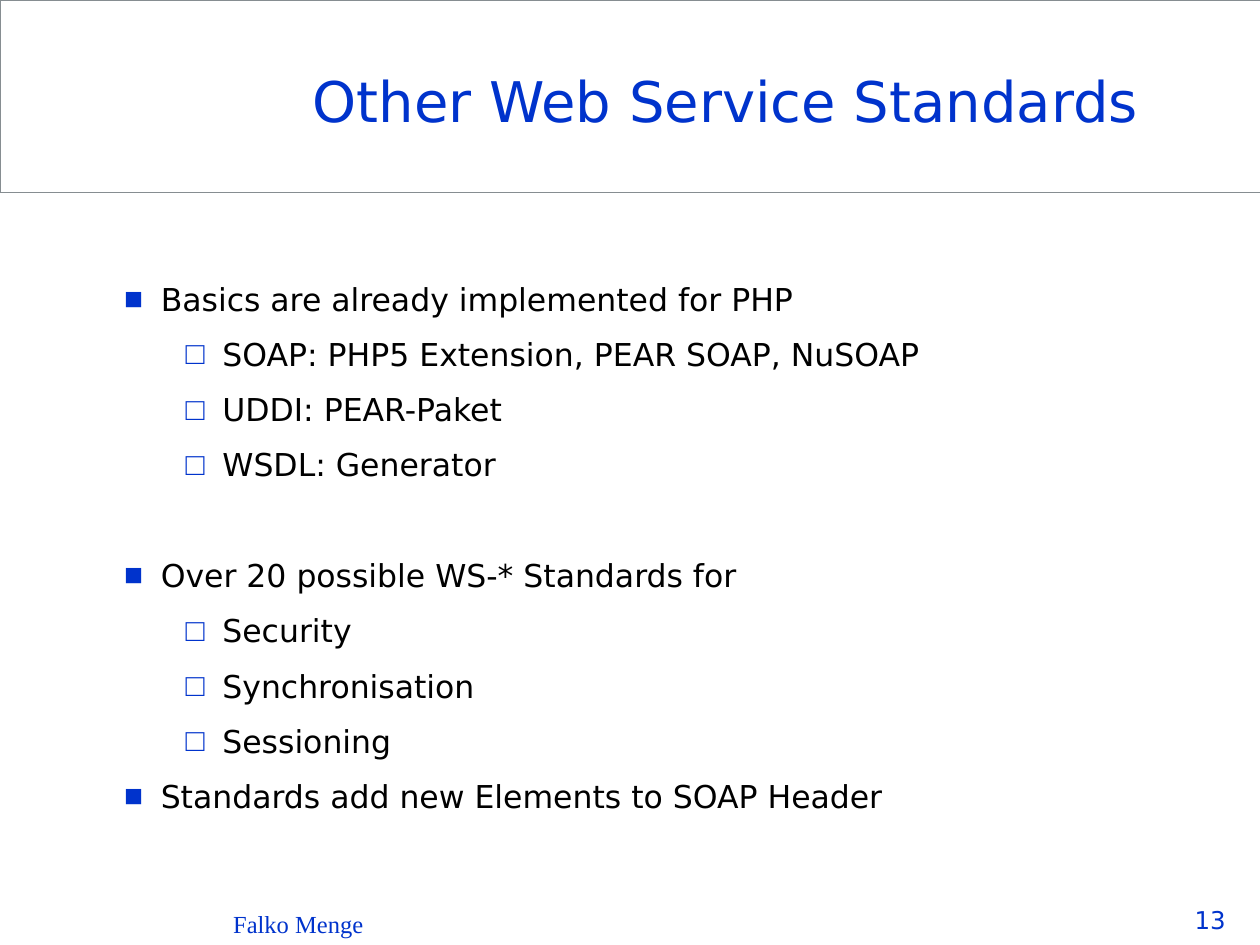
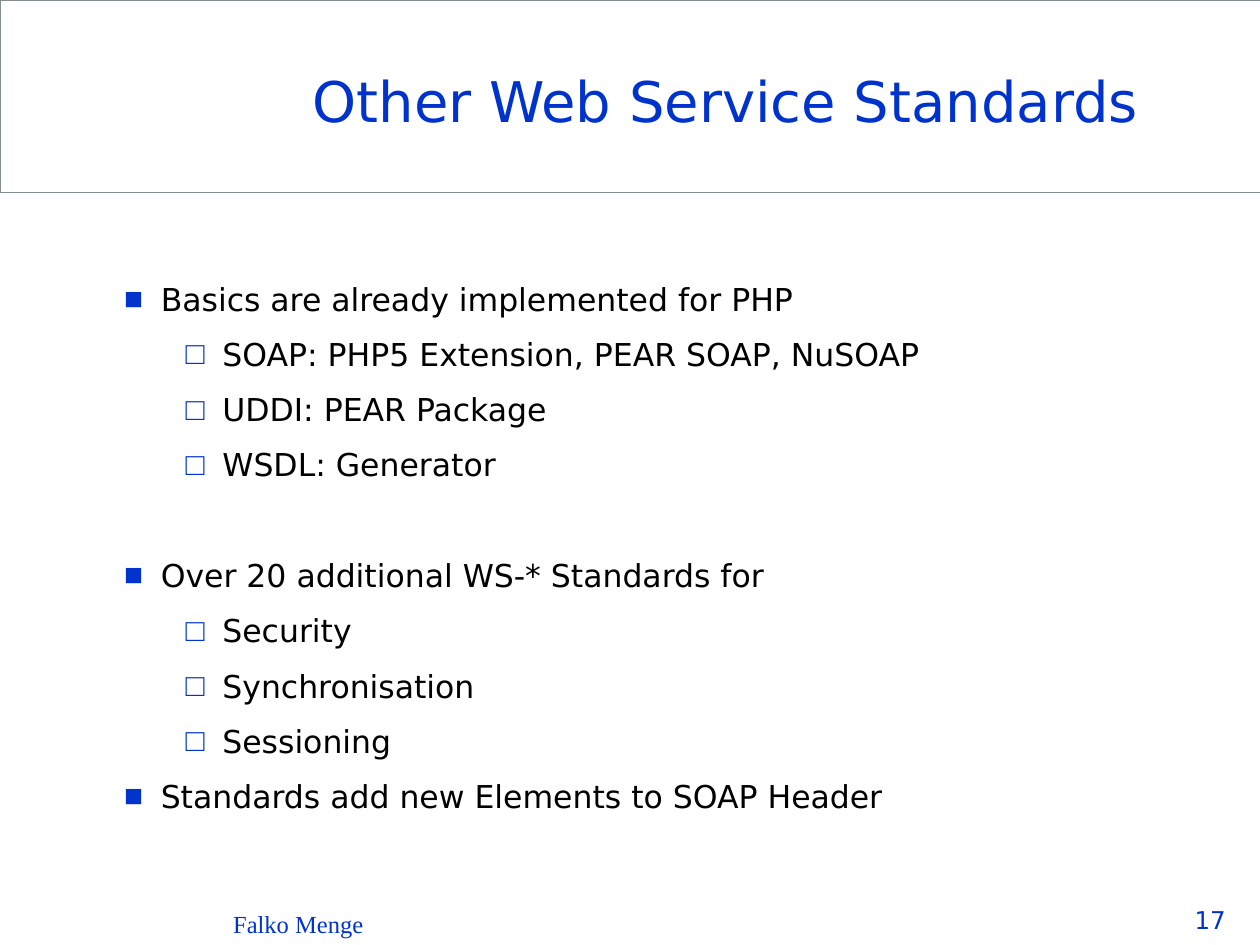
Before and after one commit to Seb35/InstantSVC, a slide deck: slide 17 of doc/presentations/InstantSVC - The PHP Web Service Builder.ppt (slide 13 before the commit). Drawn at 1260x945 pixels with LibreOffice and Linux fonts; fonts in the diff are those of the drawing; background and template pictures are left out. Boxes give left, top, right and bottom in pixels: in the first picture for what was removed or moved away, otherwise in the second. Text is boxed around its words. In the diff, an @@ line names an element or a change of style, - is before the commit and + after.

```diff
--- a/doc/presentations/InstantSVC - The PHP Web Service Builder.ppt
+++ b/doc/presentations/InstantSVC - The PHP Web Service Builder.ppt
@@ text at [222,397,546,428]: text changed @@
-    □ UDDI: PEAR-Paket
+    □ UDDI: PEAR Package
@@ text at [161,563,763,588]: text changed @@
-  ■ Over 20 possible WS-* Standards for
+  ■ Over 20 additional WS-* Standards for
@@ page number at [1195,911,1226,929]: text changed @@
-13
+17
```
Also in this commit, not shown: 21 other slides changed, 8 slides added.
